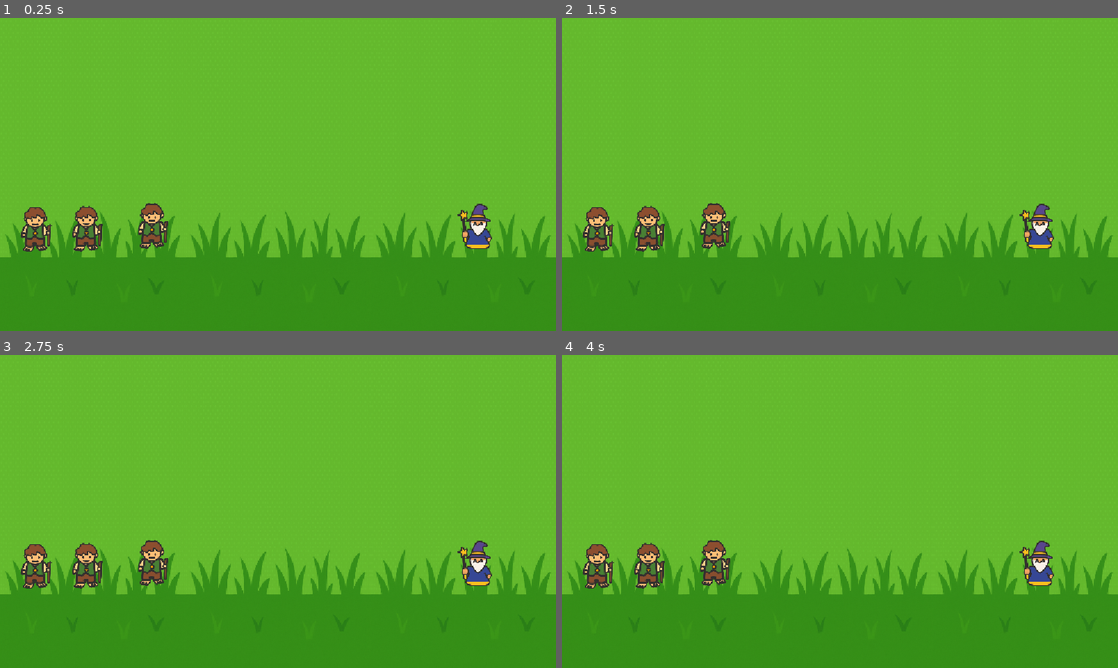
Above: before the commit, frames 1-4 (two rows, left to right).
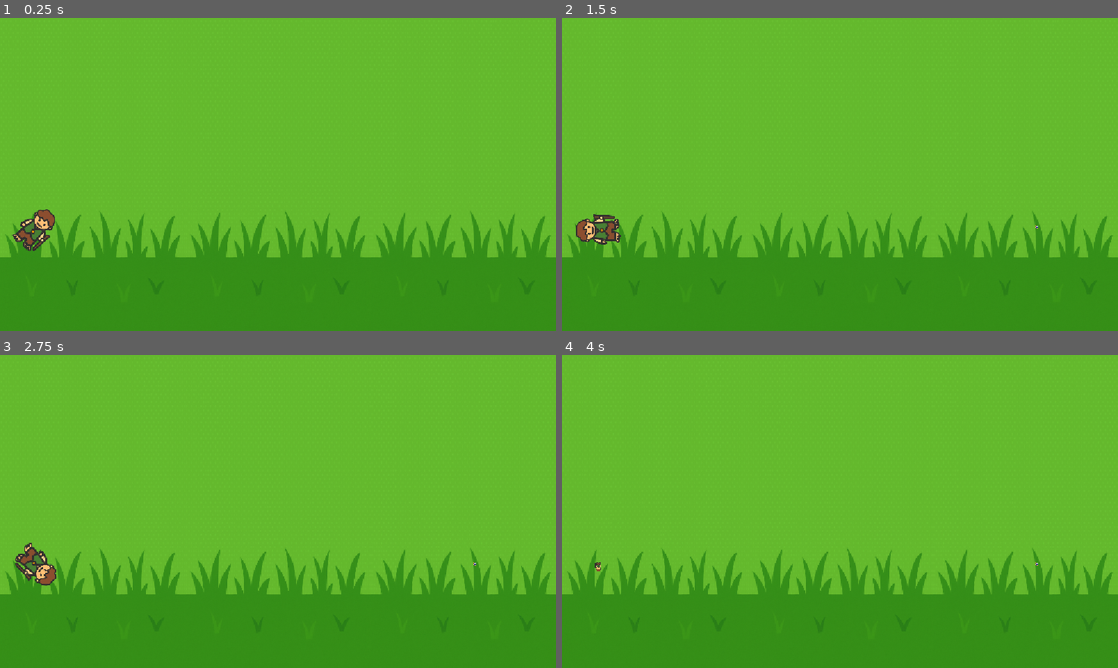
Above: after the commit, the same moments.

Repository: toxine-ts/Learning-Godot
Game: Godot game, scene res://Scenes/World/World.tscn
Two runs of this game, one before a commit and one after it. Both use one fixed random seed, a clock stepped at 60 frames per second and the inputs below.
Inputs:
- Up to frame 1 (0.25 s): no input
- Up to frame 2 (1.5 s): hold S (hit_wizard, bound only after the commit) 0.53-1.28 s; tap S (hit_wizard, bound only after the commit) at 1.35 s
- Up to frame 3 (2.75 s): hold S (hit_wizard, bound only after the commit) from 2.03 s (still down)
- Up to frame 4 (4 s): release S (hit_wizard, bound only after the commit) at 2.78 s; tap S (hit_wizard, bound only after the commit) at 2.85 s; tap Enter at 3.5 s; hold S (hit_wizard, bound only after the commit) from 3.53 s (still down)

The runs differ from the first frame. In frame 1, 2.3% of the frame differs, in the area x 2-89%, y 59-75%; in frame 2, 2.5%; in frame 3, 2.4%; in frame 4, 2.3%.

Commit message:
add spells

Diff:
--- a/Settup/Scenes/World/Hobbit.gd
+++ b/Settup/Scenes/World/Hobbit.gd
@@ -1,21 +1,23 @@
 class_name Hobbit
 extends Node2D
 
+@export var timer_count: float = 2.0
+@onready var reveal_timer: Timer = $RevealTimer
 
-func _init() -> void:
-	print("%s _init %s" % [get_instance_id(), name])
+signal kill_wizard
 
-func _enter_tree() -> void:
-	print("%s _enter_tree %s" % [get_instance_id(), name])
-
-func _exit_tree() -> void:
-	print("%s _exit_tree %s" % [get_instance_id(), name])
+func _unhandled_input(event: InputEvent) -> void:
+	if event.is_action_pressed("hit_wizard"):
+		kill_wizard.emit()
 
 # Called when the node enters the scene tree for the first time.
 func _ready() -> void:
-	print("%s _ready %s" % [get_instance_id(), name]) # Replace with function body.
-
+	pass
 
 # Called every frame. 'delta' is the elapsed time since the previous frame.
 func _process(delta: float) -> void:
-	pass
+	rotate(PI * delta)
+
+func hit_by_spell() -> void:
+	scale = Vector2(0.2,0.2)
+	set_process(false)
--- a/Settup/Scenes/World/Wizard.gd
+++ b/Settup/Scenes/World/Wizard.gd
@@ -1,11 +1,22 @@
 class_name Wizard
 extends Node2D
 
+@onready var reveal_time: Timer = $RevealTime
 
+signal cast_spell
 # Called when the node enters the scene tree for the first time.
 func _ready() -> void:
-	pass # Replace with function body.
+	hide() # Replace with function body.
 
 # Called every frame. 'delta' is the elapsed time since the previous frame.
 func _process(delta: float) -> void:
 	pass
+
+
+
+func _on_reveal_timer_timeout() -> void:
+	show() # Replace with function body.
+
+
+func _on_cast_spell_timeout() -> void:
+	cast_spell.emit()# Replace with function body.
--- a/Settup/Scenes/World/Wizard.tscn
+++ b/Settup/Scenes/World/Wizard.tscn
@@ -9,3 +9,15 @@
 [node name="Sprite2D" type="Sprite2D" parent="." unique_id=1197926807]
 scale = Vector2(0.5, 0.5)
 texture = ExtResource("1_nnpp4")
+
+[node name="RevealTimer" type="Timer" parent="." unique_id=95388815]
+one_shot = true
+autostart = true
+
+[node name="CastSpell" type="Timer" parent="." unique_id=1509093814]
+wait_time = 3.0
+one_shot = true
+autostart = true
+
+[connection signal="timeout" from="RevealTimer" to="." method="_on_reveal_timer_timeout"]
+[connection signal="timeout" from="CastSpell" to="." method="_on_cast_spell_timeout"]
--- /dev/null
+++ b/Settup/Scenes/World/World.gd
@@ -0,0 +1,12 @@
+extends Node
+
+@onready var hobbit: Hobbit = $Hobbit
+@onready var wizard: Wizard = $Wizard
+
+
+func _on_wizard_cast_spell() -> void:
+	hobbit.hit_by_spell()
+
+
+func _on_hobbit_kill_wizard() -> void:
+	wizard.scale = Vector2(0.1,0.1) # Replace with function body.
--- a/Settup/Scenes/World/World.tscn
+++ b/Settup/Scenes/World/World.tscn
@@ -1,10 +1,12 @@
 [gd_scene format=3 uid="uid://bdqth46p0ckxb"]
 
 [ext_resource type="Texture2D" uid="uid://5nibj2gnjfwl" path="res://Assets/Bg.png" id="1_5cjrv"]
+[ext_resource type="Script" uid="uid://doqd7bm647coi" path="res://Scenes/World/World.gd" id="1_5jr8x"]
 [ext_resource type="PackedScene" uid="uid://be2vsqk1gm5te" path="res://Scenes/World/Wizard.tscn" id="2_ouhkt"]
 [ext_resource type="PackedScene" uid="uid://quwc20jryuhc" path="res://Scenes/World/Hobbit.tscn" id="3_5jr8x"]
 
 [node name="World" type="Node" unique_id=877646268]
+script = ExtResource("1_5jr8x")
 
 [node name="Bg" type="Sprite2D" parent="." unique_id=1809409680]
 texture = ExtResource("1_5cjrv")
@@ -15,9 +17,7 @@
 
 [node name="Hobbit" parent="." unique_id=487477667 instance=ExtResource("3_5jr8x")]
 position = Vector2(75, 438)
+timer_count = 3.0
 
-[node name="Hobbit2" parent="." unique_id=643069158 instance=ExtResource("3_5jr8x")]
-position = Vector2(181, 437)
-
-[node name="Hobbit3" parent="." unique_id=1134876317 instance=ExtResource("3_5jr8x")]
-position = Vector2(317, 431)
+[connection signal="cast_spell" from="Wizard" to="." method="_on_wizard_cast_spell"]
+[connection signal="kill_wizard" from="Hobbit" to="." method="_on_hobbit_kill_wizard"]
--- a/Settup/project.godot
+++ b/Settup/project.godot
@@ -26,6 +26,14 @@
 naming/scene_name_casing=1
 naming/script_name_casing=1
 
+[input]
+
+hit_wizard={
+"deadzone": 0.2,
+"events": [Object(InputEventKey,"resource_local_to_scene":false,"resource_name":"","device":-1,"window_id":0,"alt_pressed":false,"shift_pressed":false,"ctrl_pressed":false,"meta_pressed":false,"pressed":false,"keycode":0,"physical_keycode":83,"key_label":0,"unicode":115,"location":0,"echo":false,"script":null)
+]
+}
+
 [physics]
 
 3d/physics_engine="Jolt Physics"
Not shown, added: Settup/Scenes/World/World.gd.uid
